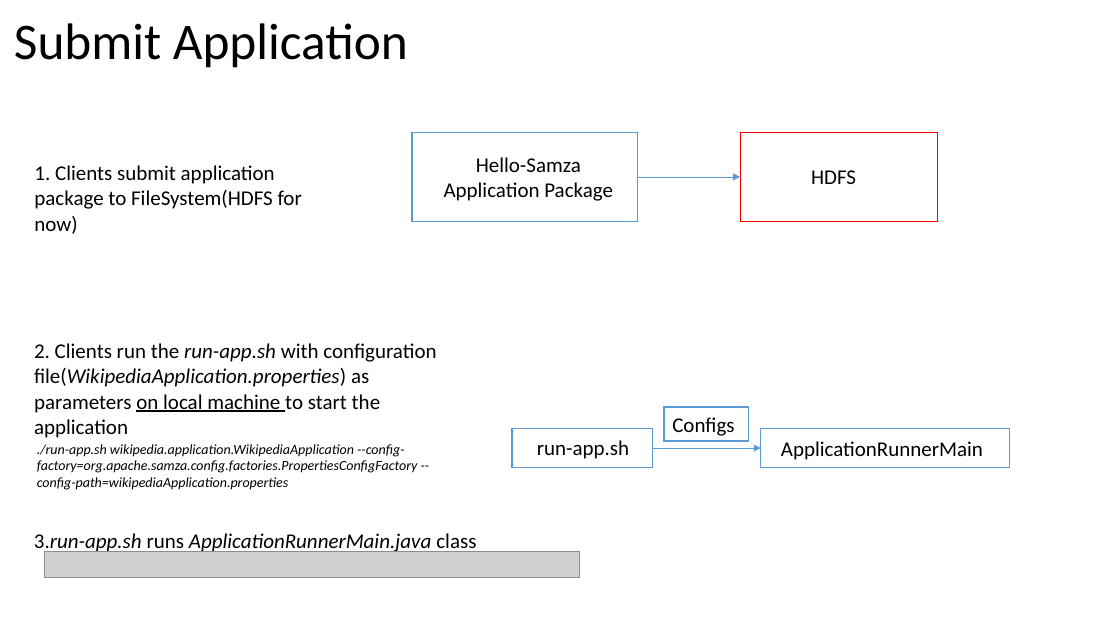
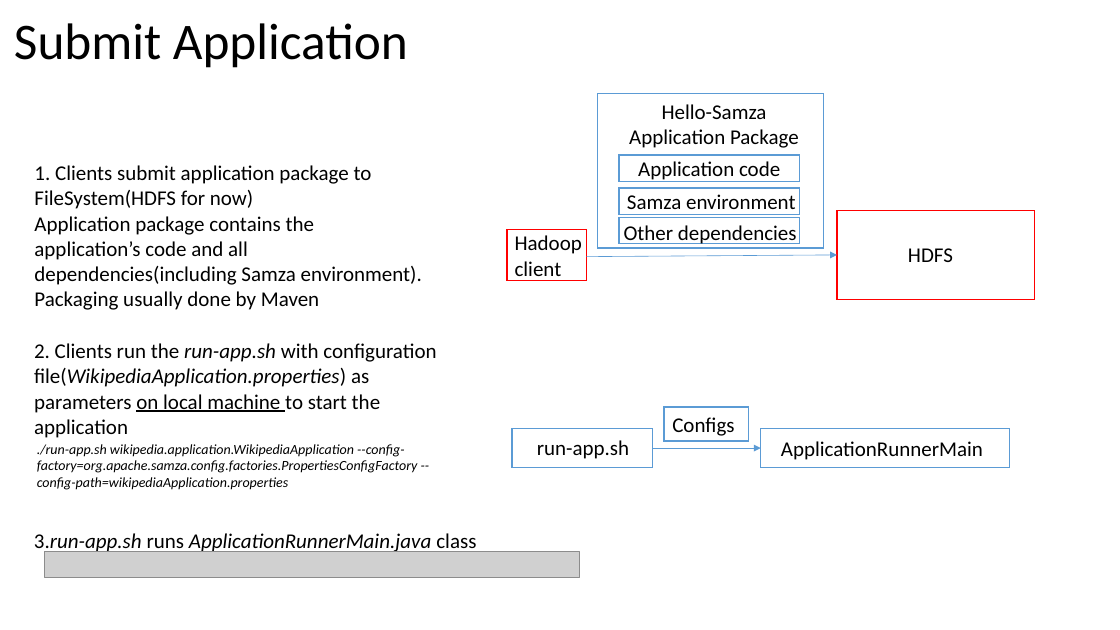
Before and after one commit to Swrrt/Samza-Documents, a slide deck: slide 13 of Documentation/SamzaStructure.pptx. Drawn at 1120x630 pixels with LibreOffice and Linux fonts; fonts in the diff are those of the drawing; grey boxes stand for pictures. Boxes give left, top, right and bottom in pixels: in the first picture for what was removed or moved away, otherwise in the second. Text is boxed around its words. In the diff, an @@ line names an element or a change of style, - is before the commit and + after.

```diff
--- a/Documentation/SamzaStructure.pptx
+++ b/Documentation/SamzaStructure.pptx
@@ rectangle: place and size @@
-rectangle at [412, 132, 638, 221]
+rectangle at [598, 93, 824, 248]
@@ text "Hello-Samza Application Package": place and size @@
-text "Hello-Samza Application Package" at [444, 157, 613, 201]
+text "Hello-Samza Application Package" at [629, 104, 799, 148]
@@ rectangle added at [619, 155, 800, 181], fill #FFFFFF, outline #5B9BD5 1 pt @@
@@ text added at [638, 161, 780, 182], 18 pt, text #000000 @@
+Application code
@@ rectangle added at [619, 188, 800, 214], fill #FFFFFF, outline #5B9BD5 1 pt @@
@@ text added at [627, 194, 796, 215], 18 pt, text #000000 @@
+Samza environment
@@ text at [34, 216, 422, 310]: paragraph added @@
+Application package contains the application’s code and all dependencies(including Samza environment). Packaging usually done by Maven
@@ rectangle added at [507, 230, 586, 281], fill #FFFFFF, outline #FF0000 1 pt @@
@@ text added at [515, 235, 582, 281], 18 pt, text #000000 @@
+Hadoop client
@@ rectangle added at [619, 218, 800, 244], fill #FFFFFF, outline #5B9BD5 1 pt @@
@@ text added at [624, 225, 797, 244], 18 pt, text #000000 @@
+Other dependencies
@@ rectangle: place and size @@
-rectangle at [740, 132, 938, 221]
+rectangle at [837, 210, 1034, 299]
@@ text "HDFS": place and size @@
-text "HDFS" at [811, 170, 856, 184]
+text "HDFS" at [908, 248, 953, 262]
@@ arrow moved from (638, 177) - (740, 177) to (586, 257) - (837, 255) @@
```
Also in this commit, not shown: 3 other slides changed, 7 slides added, 1 slide removed.
